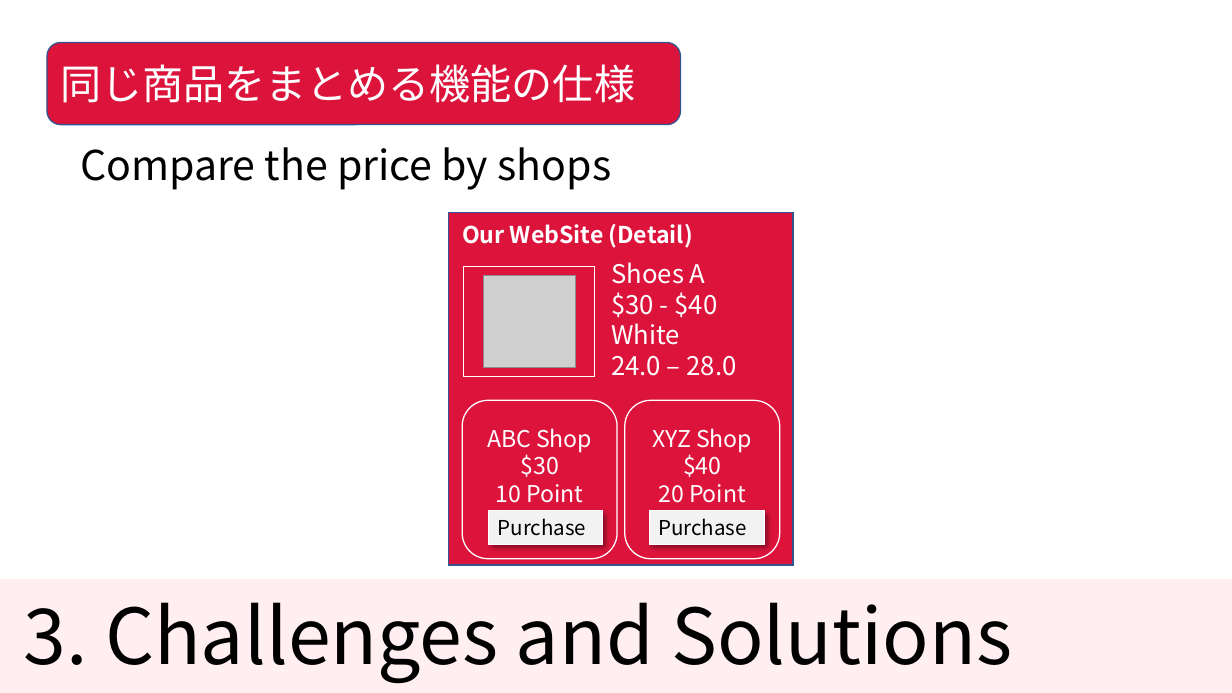
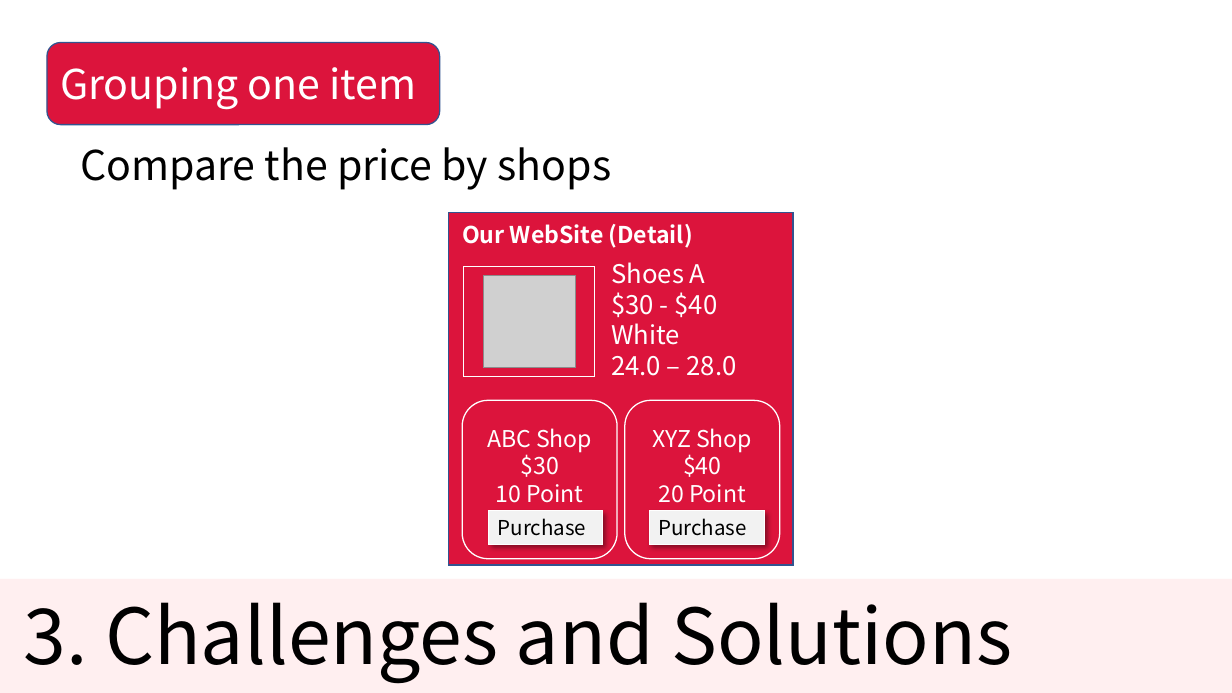
Before and after one commit to KNobuki/Rakuten_fashion, a slide deck: slide 12 of presentation/Presentation.pptx (slide 13 before the commit). Drawn at 1232x693 pixels with LibreOffice and Linux fonts; fonts in the diff are those of the drawing; grey boxes stand for pictures. Boxes give left, top, right and bottom in pixels: in the first picture for what was removed or moved away, otherwise in the second. Text is boxed around its words. In the diff, an @@ line names an element or a change of style, - is before the commit and + after.

```diff
--- a/presentation/Presentation.pptx
+++ b/presentation/Presentation.pptx
@@ rounded rectangle removed at (47, 43, 681, 125) @@
-同じ商品をまとめる機能の仕様
@@ rounded rectangle added at (47, 43, 440, 125), fill #DC143C, outline #325491 1 pt, 32 pt, text #FFFFFF @@
+Grouping one item
```
Also in this commit, not shown: 2 other slides changed, 1 slide added, 2 slides removed.
